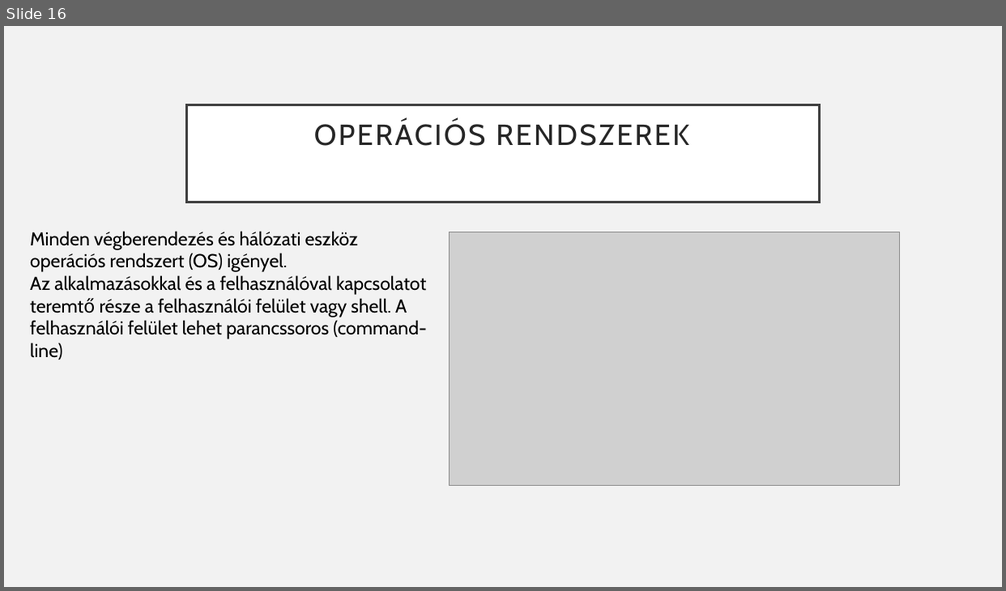
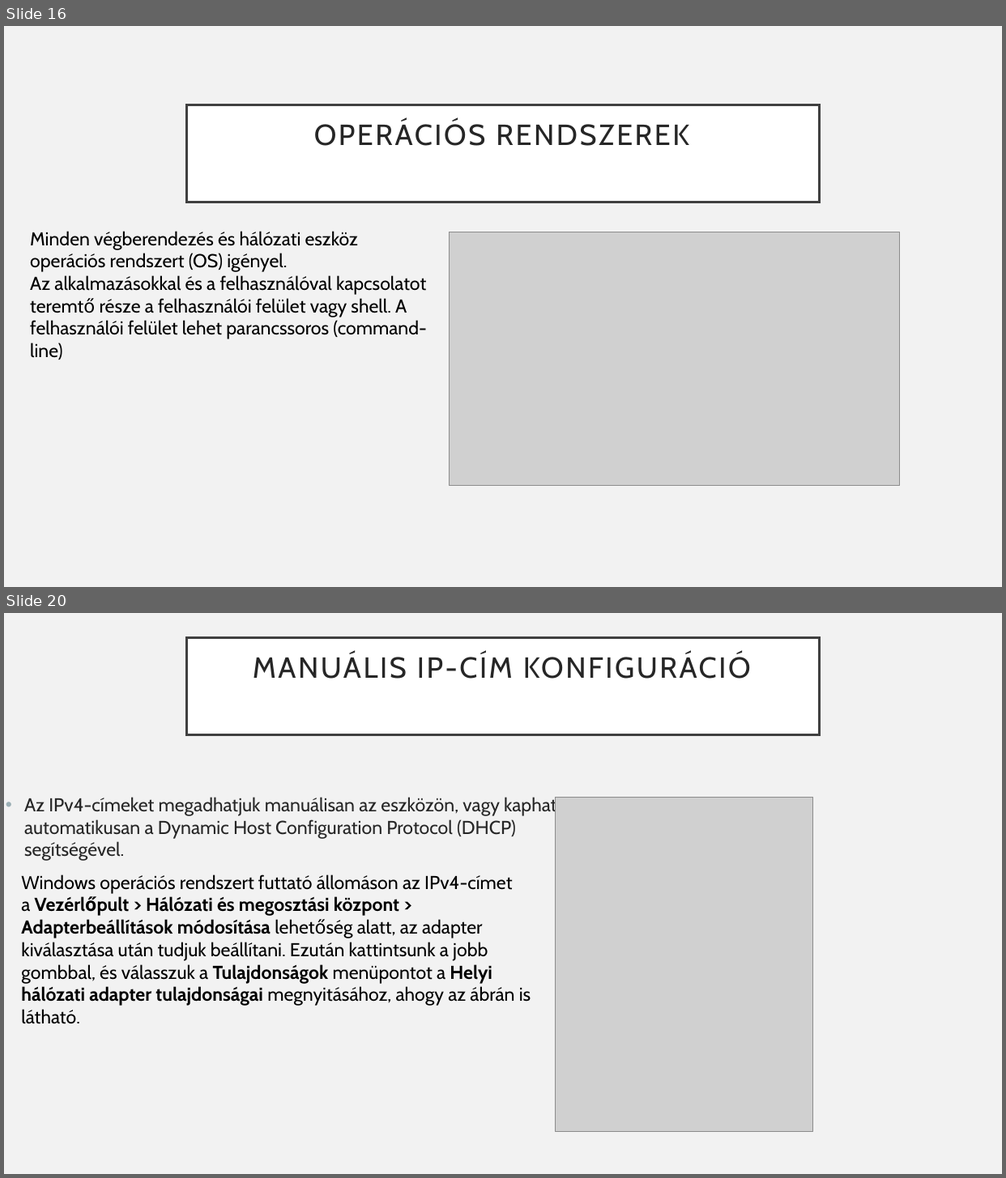
Before and after one commit to Feenc/sulishtml, a slide deck: cisco2.pptx. Shown one above the other, each under a label of ours: slide 16 before the commit, slides 16 and 20 after it; the slides between them are not shown. The pictures are 1006x591 and 1006x1178 pixels, drawn with LibreOffice and Linux fonts; fonts in the diff are those of the drawing; grey boxes stand for pictures. Boxes give left, top, right and bottom in pixels: in the first picture for what was removed or moved away, otherwise in the second. Text is boxed around its words. In the diff, an @@ line names an element or a change of style, - is before the commit and + after.

```diff
--- a/cisco2.pptx
+++ b/cisco2.pptx
@@ slide 20 added at [4,613,1002,1174], background #F2F2F2 @@
@@ title added at [187,637,819,735], fill #FFFFFF, outline #404040 2.5 pt, 28 pt, text #262626 @@
+MANUÁLIS IP-CÍM KONFIGURÁCIÓ
@@ text added at [24,797,569,861], 18 pt, text #262626 @@
+• Az IPv4-címeket megadhatjuk manuálisan az eszközön, vagy kaphatja automatikusan a Dynamic Host Configuration Protocol (DHCP) segítségével.
@@ picture added at [556,797,813,1131] @@
@@ text added at [21,875,530,1006], 18 pt, text #000000 @@
+Windows operációs rendszert futtató állomáson az IPv4-címet a Vezérlőpult > Hálózati és megosztási központ > Adapterbeállítások módosítása lehetőség alatt, az adapter kiválasztása után tudjuk beállítani. Ezután kattintsunk a jobb gombbal, és válasszuk a Tulajdonságok menüpontot a Helyi hálózati adapter tulajdonságai megnyitásához, ahogy az ábrán is látható.
```
Also in this commit, not shown: 2 slides changed, 2 other slides added, 1 slide removed, 18 other files.
